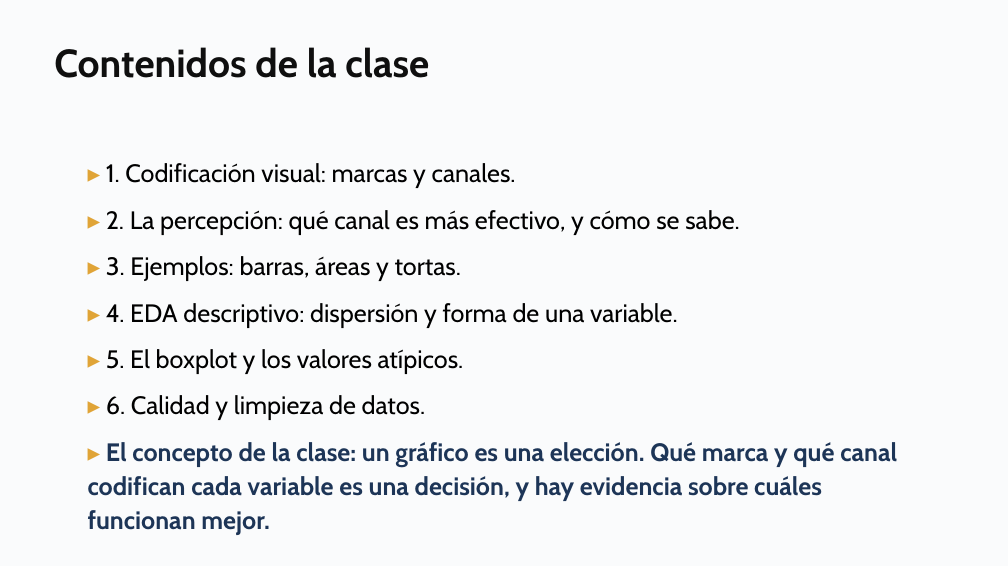
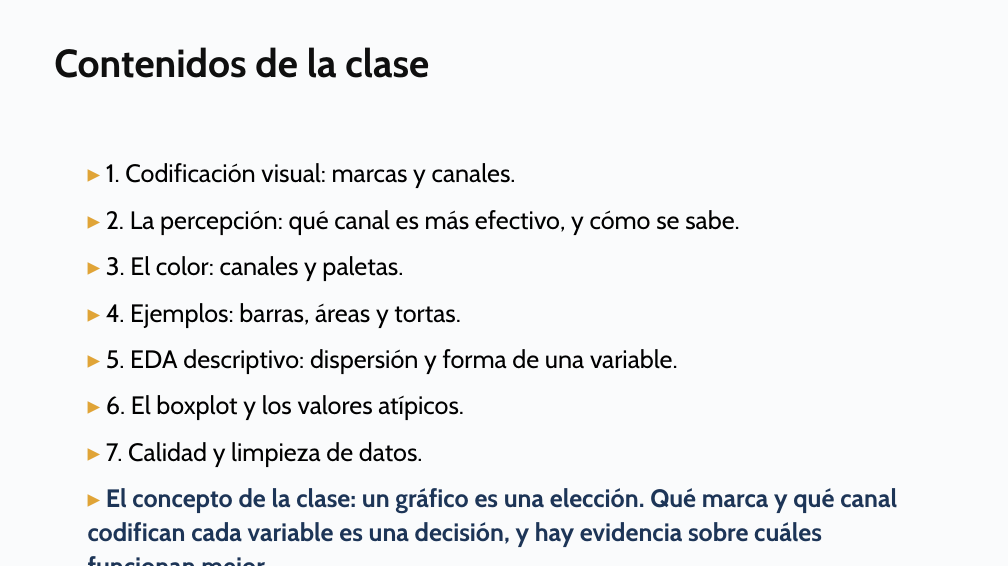
Before and after one commit to daniopitz/cienciadatos, a slide deck: slide 2 of presentaciones/clase03_visualizacion_eda.pptx. Drawn at 1008x566 pixels with LibreOffice and Linux fonts; fonts in the diff are those of the drawing. Boxes give left, top, right and bottom in pixels: in the first picture for what was removed or moved away, otherwise in the second. Text is boxed around its words. In the diff, an @@ line names an element or a change of style, - is before the commit and + after.

```diff
--- a/presentaciones/clase03_visualizacion_eda.pptx
+++ b/presentaciones/clase03_visualizacion_eda.pptx
@@ text at bbox=[106, 256, 678, 467]: text changed @@
-▸ 3. Ejemplos: barras, áreas y tortas.
-▸ 4. EDA descriptivo: dispersión y forma de una variable.
-▸ 5. El boxplot y los valores atípicos.
-▸ 6. Calidad y limpieza de datos.
+▸ 3. El color: canales y paletas.
+▸ 4. Ejemplos: barras, áreas y tortas.
+▸ 5. EDA descriptivo: dispersión y forma de una variable.
+▸ 6. El boxplot y los valores atípicos.
+▸ 7. Calidad y limpieza de datos.
```
Also in this commit, not shown: 1 other slide changed, 5 slides added, 3 other files.
